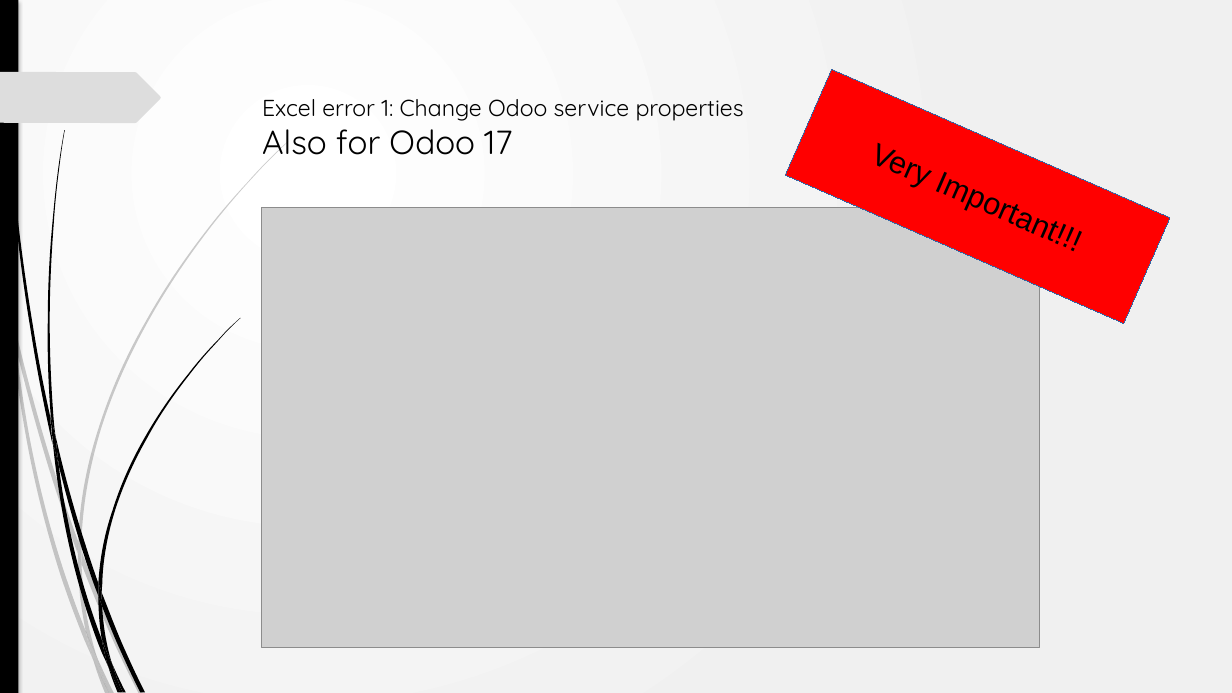
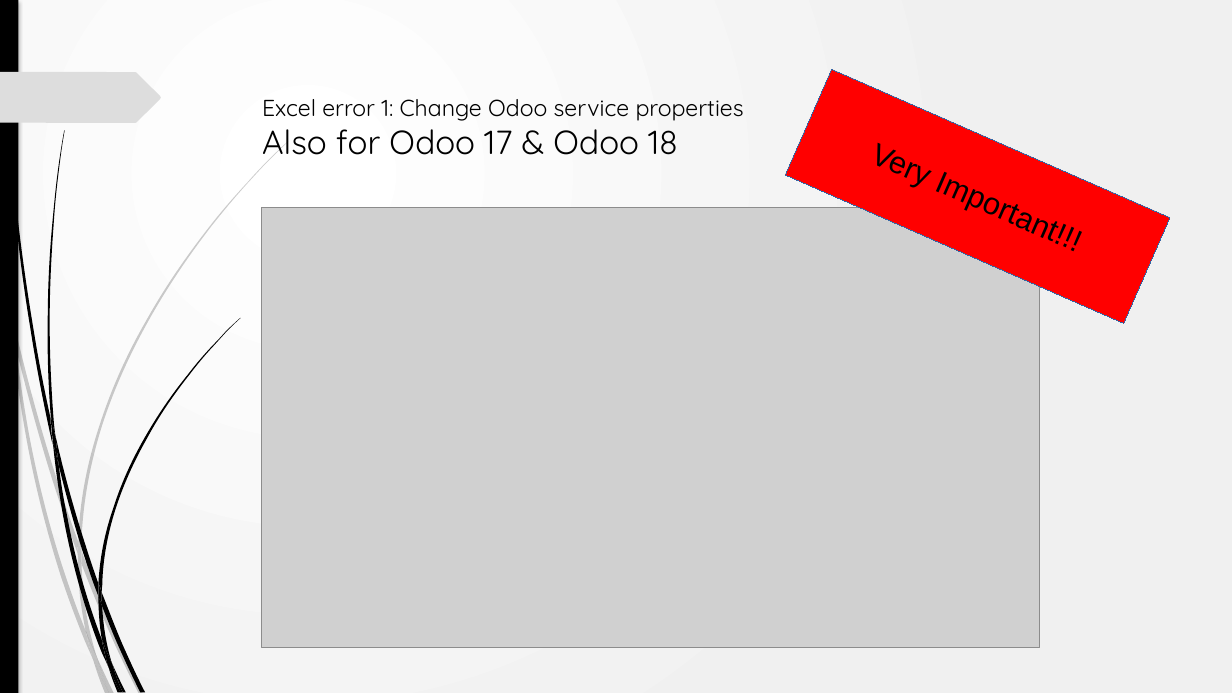
Before and after one commit to akarki58/rocker_app, a slide deck: slide 9 of rocker_app/static/description/Rocker_install.pptx. Drawn at 1232x693 pixels with LibreOffice and Linux fonts; fonts in the diff are those of the drawing; grey boxes stand for pictures; background and template pictures are left out. Boxes give left, top, right and bottom in pixels: in the first picture for what was removed or moved away, otherwise in the second. Text is boxed around its words. In the diff, an @@ line names an element or a change of style, - is before the commit and + after.

```diff
--- a/rocker_app/static/description/Rocker_install.pptx
+++ b/rocker_app/static/description/Rocker_install.pptx
@@ title at bbox=[262, 99, 744, 164]: text changed @@
-Excel error 1: Change Odoo service properties
-Also for Odoo 17
+Excel error 1: Change Odoo service properties
+Also for Odoo 17 & Odoo 18
@@ outline redrawn in 6 elements at bbox=[78, 554, 97, 657], bbox=[55, 436, 98, 596], bbox=[53, 441, 108, 666], bbox=[47, 130, 65, 436], bbox=[98, 318, 240, 592], bbox=[98, 583, 102, 606] @@
```
Also in this commit, not shown: 15 other slides changed, 16 other files.
